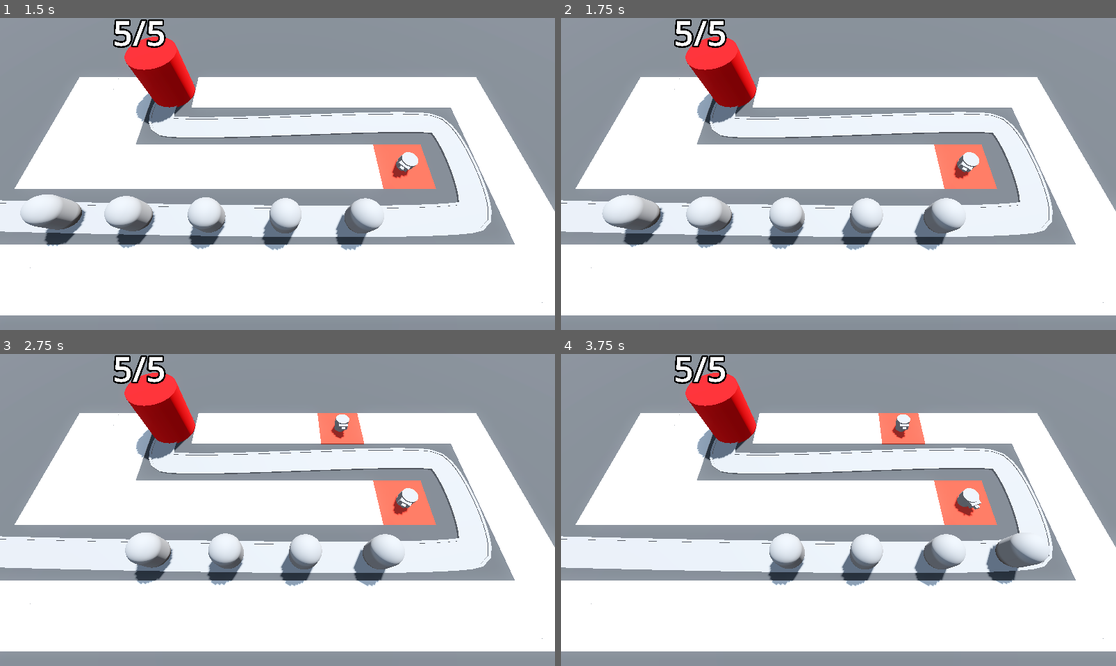
Above: before the commit, frames 1-4 (two rows, left to right).
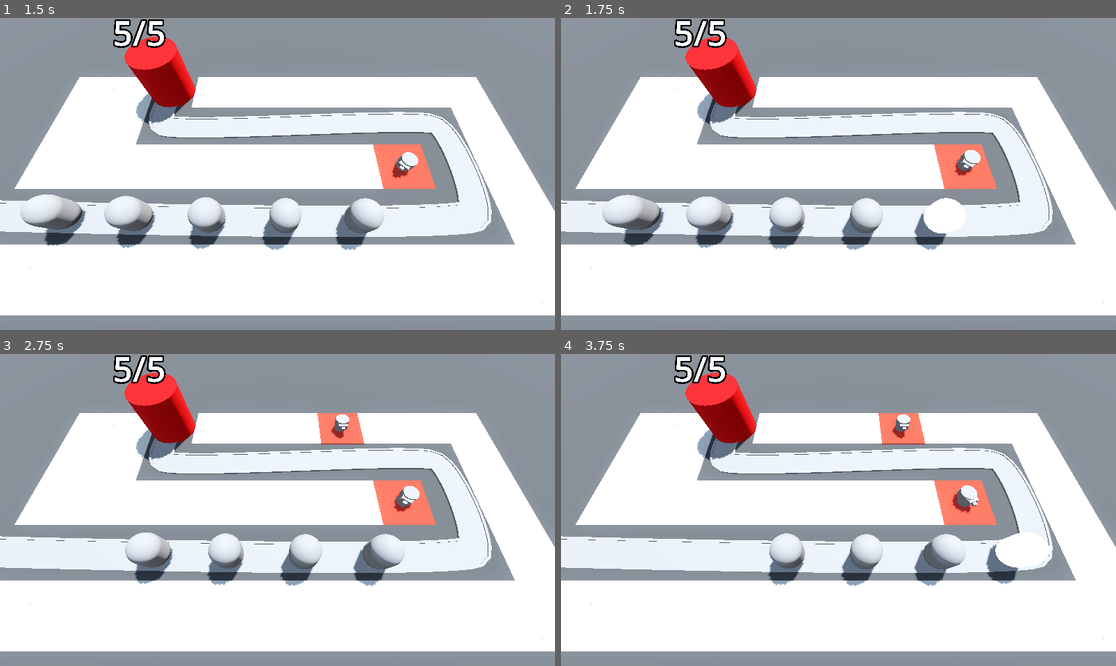
Above: after the commit, the same moments.

Repository: t04glovern/TinyTowerDefense
Game: Godot game, scene res://Levels/BaseLevel.tscn
The game is run twice, just before and just after one commit, with the same random seed, the same clock (stepped at 60 frames per second) and the same inputs.
Inputs (mouse positions are in pixels of both pictures, inside the frame that each line leads up to):
- Up to frame 1 (1.5 s): move the mouse to (399, 158) at 0.52 s; press the mouse at (399, 158) at 0.53 s; move the mouse to (166, 189) at 1.27 s; release the mouse at (166, 189) at 1.28 s; click (166, 189) at 1.35 s
- Up to frame 2 (1.75 s): no input
- Up to frame 3 (2.75 s): move the mouse to (333, 441) at 2.02 s; press the mouse at (333, 441) at 2.03 s
- Up to frame 4 (3.75 s): move the mouse to (810, 572) at 2.77 s; release the mouse at (810, 572) at 2.78 s; click (810, 572) at 2.85 s; move the mouse to (1005, 556) at 3.52 s; press the mouse at (1005, 556) at 3.53 s

Frame 1 is identical in both runs. In frame 2, 0.7% of the frame differs, in the area x 65-76%, y 42-70%; in frame 3, 0.1%; in frame 4, 0.9%, in the area x 70-89%, y 42-69%.

Commit message:
51. Introducing Animations

Diff:
--- a/Enemy/enemy.gd
+++ b/Enemy/enemy.gd
@@ -5,18 +5,21 @@
 
 var current_health: int:
 	set(health_in):
+		if health_in < current_health:
+			animation_player.play("TakeDamage")
 		current_health = health_in
 		if current_health < 1:
 			queue_free()
 
 @onready var base = get_tree().get_first_node_in_group("base")
+@onready var animation_player: AnimationPlayer = $AnimationPlayer
 
 
 func _ready() -> void:
 	current_health = max_health
 
 # Called every frame. 'delta' is the elapsed time since the previous frame.
-func _process(delta):
+func _process(delta: float) -> void:
 	progress += delta * speed
 	if progress_ratio == 1.0:
 		base.take_damage()
--- a/Enemy/enemy.tscn
+++ b/Enemy/enemy.tscn
@@ -6,9 +6,50 @@
 radius = 1.0
 height = 3.0
 
+[sub_resource type="StandardMaterial3D" id="StandardMaterial3D_5vnvb"]
+no_depth_test = true
+shading_mode = 0
+
 [sub_resource type="CapsuleShape3D" id="CapsuleShape3D_km8mx"]
 radius = 1.0
 height = 3.0
+
+[sub_resource type="Animation" id="Animation_bqsna"]
+resource_name = "TakeDamage"
+length = 0.1
+tracks/0/type = "value"
+tracks/0/imported = false
+tracks/0/enabled = true
+tracks/0/path = NodePath("DamageHighlight:visible")
+tracks/0/interp = 1
+tracks/0/loop_wrap = true
+tracks/0/keys = {
+"times": PackedFloat32Array(0, 0.1),
+"transitions": PackedFloat32Array(1, 1),
+"update": 1,
+"values": [true, false]
+}
+
+[sub_resource type="Animation" id="Animation_tc4bs"]
+length = 0.001
+tracks/0/type = "value"
+tracks/0/imported = false
+tracks/0/enabled = true
+tracks/0/path = NodePath("DamageHighlight:visible")
+tracks/0/interp = 1
+tracks/0/loop_wrap = true
+tracks/0/keys = {
+"times": PackedFloat32Array(0),
+"transitions": PackedFloat32Array(1),
+"update": 1,
+"values": [false]
+}
+
+[sub_resource type="AnimationLibrary" id="AnimationLibrary_1jhvw"]
+_data = {
+"RESET": SubResource("Animation_tc4bs"),
+"TakeDamage": SubResource("Animation_bqsna")
+}
 
 [node name="Enemy" type="PathFollow3D"]
 loop = false
@@ -18,8 +59,19 @@
 transform = Transform3D(1, 0, 0, 0, 1, 0, 0, 0, 1, 0, 1.5, 0)
 mesh = SubResource("CapsuleMesh_hvgj4")
 
+[node name="DamageHighlight" type="MeshInstance3D" parent="."]
+transform = Transform3D(1, 0, 0, 0, 1, 0, 0, 0, 1, 0, 1.5, 0)
+visible = false
+material_override = SubResource("StandardMaterial3D_5vnvb")
+mesh = SubResource("CapsuleMesh_hvgj4")
+
 [node name="EnemyArea3D" type="Area3D" parent="." groups=["enemy_area"]]
 
 [node name="CollisionShape3D" type="CollisionShape3D" parent="EnemyArea3D"]
 transform = Transform3D(1, 0, 0, 0, 1, 0, 0, 0, 1, 0, 1.5, 0)
 shape = SubResource("CapsuleShape3D_km8mx")
+
+[node name="AnimationPlayer" type="AnimationPlayer" parent="."]
+libraries = {
+"": SubResource("AnimationLibrary_1jhvw")
+}
--- a/Turret/turret.gd
+++ b/Turret/turret.gd
@@ -8,6 +8,7 @@
 var target: PathFollow3D
 
 @onready var turret_top: Node3D = $TurretBase/TurretTop
+@onready var animation_player: AnimationPlayer = $AnimationPlayer
 
 
 func _physics_process(_delta: float) -> void:
@@ -22,6 +23,7 @@
 		add_child(shot)
 		shot.global_position = turret_top.global_position
 		shot.direction = turret_top.global_transform.basis.z
+		animation_player.play("fire")
 
 
 func find_best_target() -> PathFollow3D:
--- a/Turret/turret.tscn
+++ b/Turret/turret.tscn
@@ -16,6 +16,43 @@
 
 [sub_resource type="BoxMesh" id="BoxMesh_3tnt1"]
 size = Vector3(0.3, 0.2, 0.4)
+
+[sub_resource type="Animation" id="Animation_4kaap"]
+resource_name = "fire"
+length = 0.3
+tracks/0/type = "value"
+tracks/0/imported = false
+tracks/0/enabled = true
+tracks/0/path = NodePath("TurretBase/TurretTop:position")
+tracks/0/interp = 1
+tracks/0/loop_wrap = true
+tracks/0/keys = {
+"times": PackedFloat32Array(0, 0.3),
+"transitions": PackedFloat32Array(1, 1),
+"update": 0,
+"values": [Vector3(0, 0.3, -0.6), Vector3(0, 0.3, 0)]
+}
+
+[sub_resource type="Animation" id="Animation_fqxus"]
+length = 0.001
+tracks/0/type = "value"
+tracks/0/imported = false
+tracks/0/enabled = true
+tracks/0/path = NodePath("TurretBase/TurretTop:position")
+tracks/0/interp = 1
+tracks/0/loop_wrap = true
+tracks/0/keys = {
+"times": PackedFloat32Array(0),
+"transitions": PackedFloat32Array(1),
+"update": 0,
+"values": [Vector3(0, 0.3, 0)]
+}
+
+[sub_resource type="AnimationLibrary" id="AnimationLibrary_acqnm"]
+_data = {
+"RESET": SubResource("Animation_fqxus"),
+"fire": SubResource("Animation_4kaap")
+}
 
 [node name="Turret" type="Node3D"]
 script = ExtResource("1_yb2o5")
@@ -40,4 +77,9 @@
 [node name="Timer" type="Timer" parent="."]
 autostart = true
 
+[node name="AnimationPlayer" type="AnimationPlayer" parent="."]
+libraries = {
+"": SubResource("AnimationLibrary_acqnm")
+}
+
 [connection signal="timeout" from="Timer" to="." method="_on_timer_timeout"]
Not shown: 1 places in Enemy/enemy.tscn that only renumber resources
Not shown: 1 places in Turret/turret.tscn that only renumber resources
